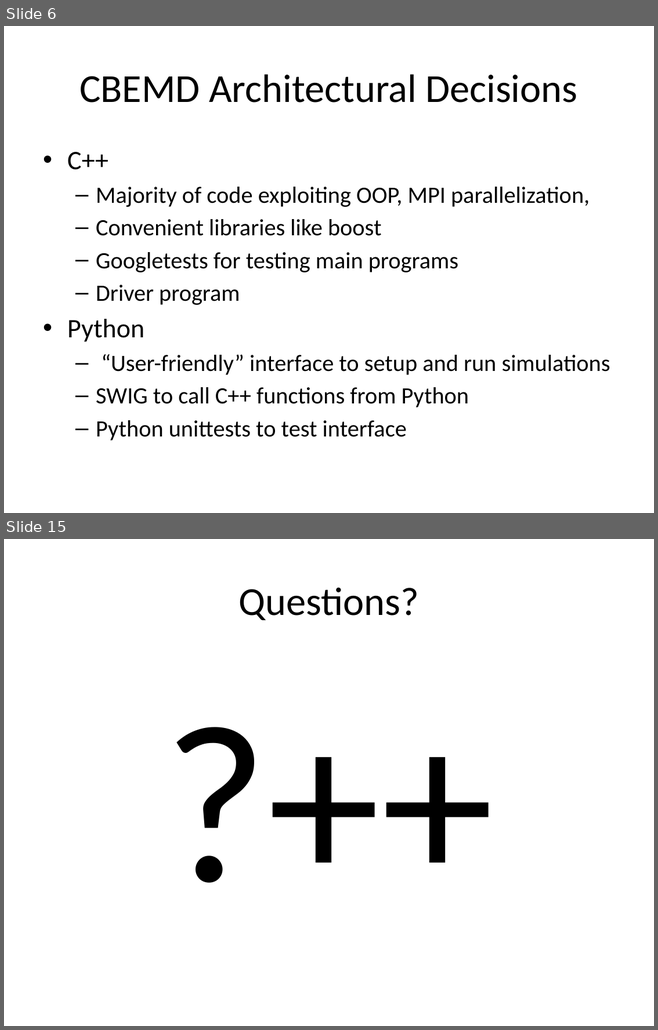
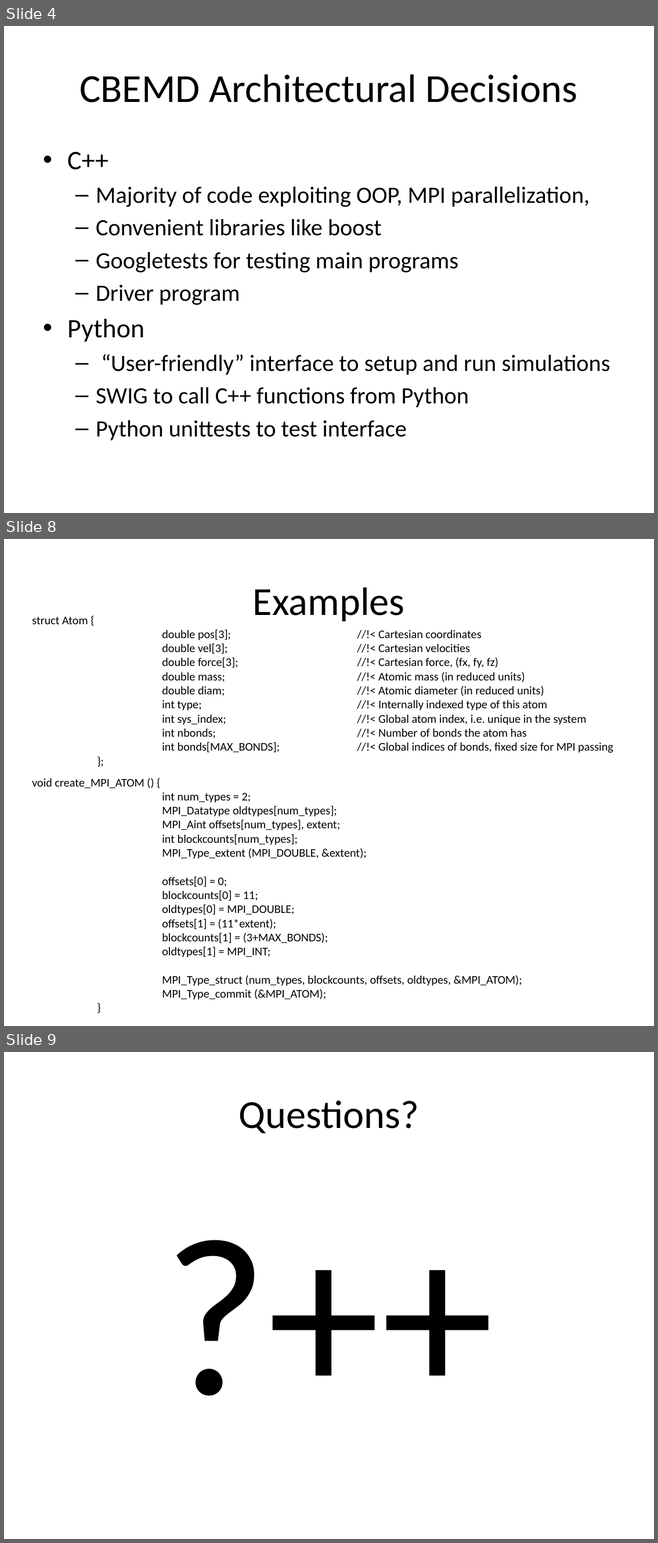
Before and after one commit to PrincetonUniversity/PrincetonCBEMDMPI, a slide deck: designreview/designreview.pptx. Shown one above the other, each under a label of ours: slides 6 and 15 before the commit, slides 4, 8 and 9 after it; the slides between them are not shown. The pictures are 658x1030 and 658x1543 pixels, drawn with LibreOffice and Linux fonts; fonts in the diff are those of the drawing. Boxes give left, top, right and bottom in pixels: in the first picture for what was removed or moved away, otherwise in the second. Text is boxed around its words. In the diff, an @@ line names an element or a change of style, - is before the commit and + after.

```diff
--- a/designreview/designreview.pptx
+++ b/designreview/designreview.pptx
@@ slide 8 added at bbox=[4, 539, 654, 1026], background #FFFFFF @@
@@ title added at bbox=[253, 587, 405, 621], 44 pt, text #000000 @@
+Examples
@@ text added at bbox=[32, 617, 613, 753], 13 pt, text #000000 @@
+struct Atom {
+double pos[3]; //!< Cartesian coordinates
+double vel[3]; //!< Cartesian velocities
+double force[3]; //!< Cartesian force, (fx, fy, fz)
+double mass; //!< Atomic mass (in reduced units)
+double diam; //!< Atomic diameter (in reduced units)
+int type; //!< Internally indexed type of this atom
+int sys_index; //!< Global atom index, i.e. unique in the system
+int nbonds; //!< Number of bonds the atom has
+int bonds[MAX_BONDS]; //!< Global indices of bonds, fixed size for MPI passing
+};
@@ text added at bbox=[32, 779, 522, 1000], 13 pt, text #000000 @@
+void create_MPI_ATOM () {
+int num_types = 2;
+MPI_Datatype oldtypes[num_types];
+MPI_Aint offsets[num_types], extent;
+int blockcounts[num_types];
+MPI_Type_extent (MPI_DOUBLE, &extent);
+offsets[0] = 0;
+blockcounts[0] = 11;
+oldtypes[0] = MPI_DOUBLE;
+offsets[1] = (11*extent);
+blockcounts[1] = (3+MAX_BONDS);
+oldtypes[1] = MPI_INT;
+MPI_Type_struct (num_types, blockcounts, offsets, oldtypes, &MPI_ATOM);
+MPI_Type_commit (&MPI_ATOM);
+}
@@ what was slide 6 is now slide 4 @@
@@ what was slide 15 is now slide 9 @@
```
Also in this commit, not shown: 1 slide changed, 2 other slides added, 9 slides removed.
